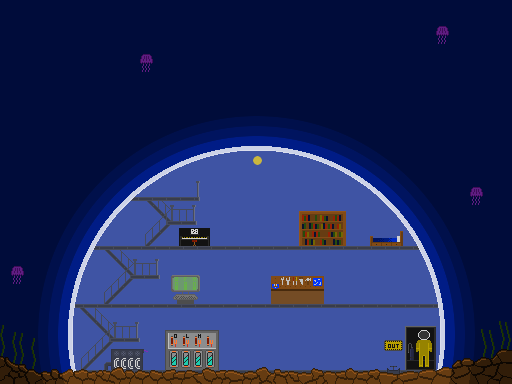
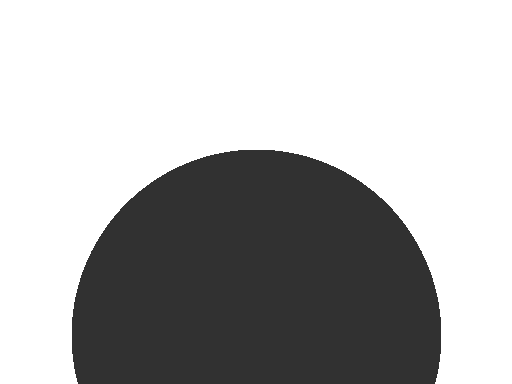
Layered file, before and after one edit (512x384). Changes by layer:
hid "jellyfish" over [11, 26, 483, 284]
hid "water_floor" over [0, 349, 512, 384]
hid "seaweed" over [0, 321, 511, 369]
renamed "bed" to "darkness", painted on it over [72, 150, 441, 384]
hid "book_shelf" over [299, 211, 346, 246]
hid "piano" over [179, 228, 210, 246]
hid "suit_cab" over [405, 326, 436, 370]
hid "energy_rack", painted on it over [104, 276, 324, 370]
hid "floor" over [75, 181, 438, 375]
hid "out_panel" over [384, 340, 403, 351]
hid "intérior" over [72, 150, 441, 384]
hid "computer" over [171, 275, 200, 304]
hid "dome" over [68, 146, 445, 384]
hid "light" over [38, 116, 475, 384]
hid "Arrière-plan" over [0, 0, 512, 384]
